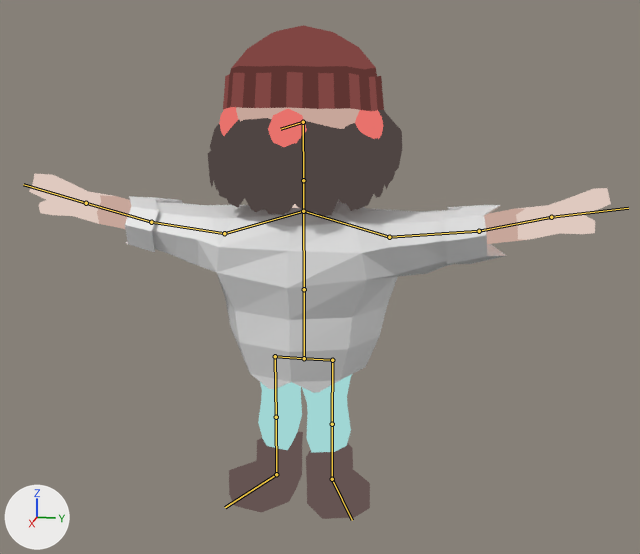
A saved change to the Blender file gee-em-tee-kay-2020/Assets/Models/Lumberjack.blend.
Rendered twice from a camera (50 mm lens) standing at (11.62, 2.55, 5.95) and looking at (0.45, 0.32, 3.16). The axes (+X, +Y, +Z) are drawn at lower left. The lights are the same throughout. The bones that bend it are drawn over the model as lines.
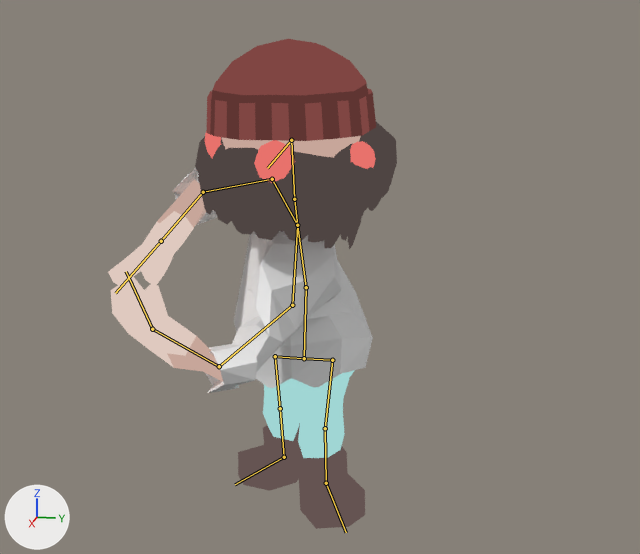
The newer file adds an action. The first version stands in its rest pose; the second is drawn at frame 56 of the action 'Attack'.

Where the change shows, as pixel boxes (x1, y1, x2, y2) in the pictures (640 x 554 px):
'Sphere', posed (54% narrower)
    before: (29, 107, 611, 519)
    after: (108, 136, 373, 529)
'Icosphere', posed (7% taller)
    before: (208, 118, 392, 216)
    after: (198, 144, 384, 249)
'Sphere.004', posed (18% taller)
    before: (223, 25, 384, 111)
    after: (206, 39, 376, 141)
'Icosphere.001', posed
    before: (210, 110, 402, 194)
    after: (195, 122, 397, 211)
'Sphere.003', posed (7% narrower)
    before: (355, 110, 383, 139)
    after: (350, 141, 376, 169)
'Sphere.002', posed
    before: (219, 107, 238, 136)
    after: (205, 133, 221, 158)
bone 'Bone', root to tip
    before: (304, 358) to (304, 289)
    after: (304, 358) to (306, 287)
bone 'Bone.001', root to tip
    before: (304, 289) to (303, 211)
    after: (306, 287) to (297, 225)
bone 'Bone.003', root to tip
    before: (303, 180) to (303, 122)
    after: (294, 199) to (291, 140)
bone 'Bone.005', root to tip
    before: (303, 211) to (224, 233)
    after: (297, 225) to (272, 179)
bone 'Bone.006', root to tip
    before: (224, 233) to (151, 222)
    after: (272, 179) to (203, 192)
bone 'Bone.007', root to tip
    before: (151, 222) to (86, 203)
    after: (203, 192) to (161, 241)
bone 'Bone.009', root to tip
    before: (303, 211) to (389, 237)
    after: (297, 225) to (292, 305)
bone 'Bone.010', root to tip
    before: (389, 237) to (479, 231)
    after: (292, 305) to (219, 366)
bone 'Bone.011', root to tip
    before: (479, 231) to (551, 217)
    after: (219, 366) to (152, 329)
bone 'Bone.012', root to tip
    before: (551, 217) to (628, 208)
    after: (152, 329) to (126, 271)
bone 'Bone.014', root to tip
    before: (275, 356) to (276, 417)
    after: (275, 356) to (280, 408)
bone 'Bone.019', root to tip
    before: (276, 474) to (225, 507)
    after: (284, 457) to (235, 484)
bone 'Bone.017', root to tip
    before: (332, 360) to (332, 424)
    after: (332, 360) to (325, 428)
bone 'Bone.018', root to tip
    before: (332, 424) to (332, 479)
    after: (325, 428) to (326, 483)

The change, as a list of edits to the scene's bpy script:
```text
Change bone_bone:
    where bone_bone = bpy.data.objects['Armature'].pose.bones['Bone']
    bone_bone.rotation_quaternion: (1.0, 0.0, 0.0, 0.0) -> (0.998, 0.0, 0.0, 0.067)  # degrees (0, 0, 0) -> degrees (0, 0, 8)
Change bone_bone_001:
    where bone_bone_001 = bpy.data.objects['Armature'].pose.bones['Bone.001']  # child of 'Bone'
    bone_bone_001.rotation_quaternion: (1.0, 0.0, 0.0, 0.0) -> (0.955, 0.0, 0.0, -0.296)  # degrees (0, 0, 0) -> degrees (0, 0, -34)
Change bone_bone_003:
    where bone_bone_003 = bpy.data.objects['Armature'].pose.bones['Bone.003']  # child of 'Bone.002'
    bone_bone_003.rotation_quaternion: (1.0, 0.0, 0.0, 0.0) -> (0.989, 0.0, 0.0, 0.15)  # degrees (0, 0, 0) -> degrees (0, 0, 17)
Change bone_bone_005:
    where bone_bone_005 = bpy.data.objects['Armature'].pose.bones['Bone.005']  # child of 'Bone.001'
    bone_bone_005.rotation_quaternion: (1.0, 0.0, 0.0, 0.0) -> (0.835, 0.201, 0.187, -0.477)  # degrees (0, 0, 0) -> degrees (10, 30, -57)
Change bone_bone_006:
    where bone_bone_006 = bpy.data.objects['Armature'].pose.bones['Bone.006']  # child of 'Bone.005'
    bone_bone_006.rotation_quaternion: (1.0, 0.0, 0.0, 0.0) -> (0.454, -0.505, 0.436, 0.591)  # degrees (0, 0, 0) -> degrees (27, 83, 129)
Change bone_bone_007:
    where bone_bone_007 = bpy.data.objects['Armature'].pose.bones['Bone.007']  # child of 'Bone.006'
    bone_bone_007.rotation_quaternion: (1.0, 0.0, 0.0, 0.0) -> (0.921, -0.354, -0.154, 0.062)  # degrees (0, 0, 0) -> degrees (-44, -14, 13)
Change bone_bone_009:
    where bone_bone_009 = bpy.data.objects['Armature'].pose.bones['Bone.009']  # child of 'Bone.001'
    bone_bone_009.rotation_quaternion: (1.0, 0.0, 0.0, 0.0) -> (0.764, -0.132, 0.062, -0.628)  # degrees (0, 0, 0) -> degrees (-16, -4, -78)
Change bone_bone_010:
    where bone_bone_010 = bpy.data.objects['Armature'].pose.bones['Bone.010']  # child of 'Bone.009'
    bone_bone_010.rotation_quaternion: (1.0, 0.0, 0.0, 0.0) -> (0.475, -0.516, -0.709, 0.074)  # degrees (0, 0, 0) -> degrees (-132, -37, 91)
Change bone_bone_011:
    where bone_bone_011 = bpy.data.objects['Armature'].pose.bones['Bone.011']  # child of 'Bone.010'
    bone_bone_011.rotation_quaternion: (1.0, 0.0, 0.0, 0.0) -> (0.752, -0.6, 0.211, -0.173)  # degrees (0, 0, 0) -> degrees (-79, 6, -31)
Change bone_bone_012:
    where bone_bone_012 = bpy.data.objects['Armature'].pose.bones['Bone.012']  # child of 'Bone.011'
    bone_bone_012.rotation_quaternion: (1.0, 0.0, 0.0, 0.0) -> (0.922, -0.358, 0.054, 0.133)  # degrees (0, 0, 0) -> degrees (-41, 11, 12)
Change bone_bone_014:
    where bone_bone_014 = bpy.data.objects['Armature'].pose.bones['Bone.014']  # child of 'Bone.013'
    bone_bone_014.rotation_quaternion: (1.0, 0.0, 0.0, 0.0) -> (0.992, 0.0, 0.0, 0.13)  # degrees (0, 0, 0) -> degrees (0, 0, 15)
Change bone_bone_019:
    where bone_bone_019 = bpy.data.objects['Armature'].pose.bones['Bone.019']  # child of 'Bone.015'
    bone_bone_019.rotation_quaternion: (1.0, 0.0, 0.0, 0.0) -> (0.988, 0.141, 0.058, 0.0)  # degrees (0, 0, 0) -> degrees (16, 7, 1)
Change bone_bone_017:
    where bone_bone_017 = bpy.data.objects['Armature'].pose.bones['Bone.017']  # child of 'Bone.016'
    bone_bone_017.rotation_quaternion: (1.0, 0.0, 0.0, 0.0) -> (0.956, 0.0, 0.0, -0.293)  # degrees (0, 0, 0) -> degrees (0, 0, -34)
Change bone_bone_018:
    where bone_bone_018 = bpy.data.objects['Armature'].pose.bones['Bone.018']  # child of 'Bone.017'
    bone_bone_018.rotation_quaternion: (1.0, 0.0, 0.0, 0.0) -> (0.942, 0.0, 0.0, 0.336)  # degrees (0, 0, 0) -> degrees (0, 0, 39)
```
